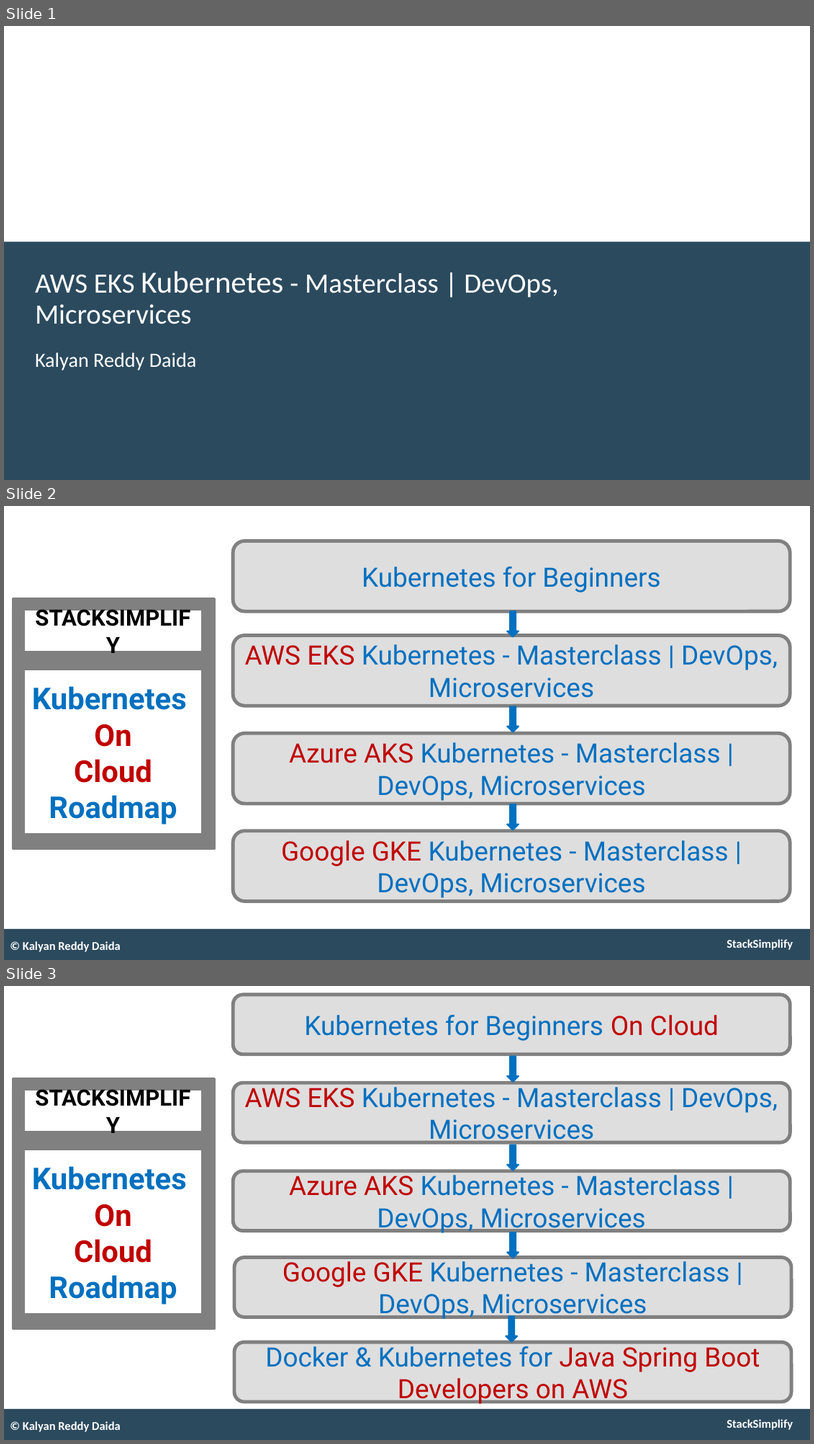
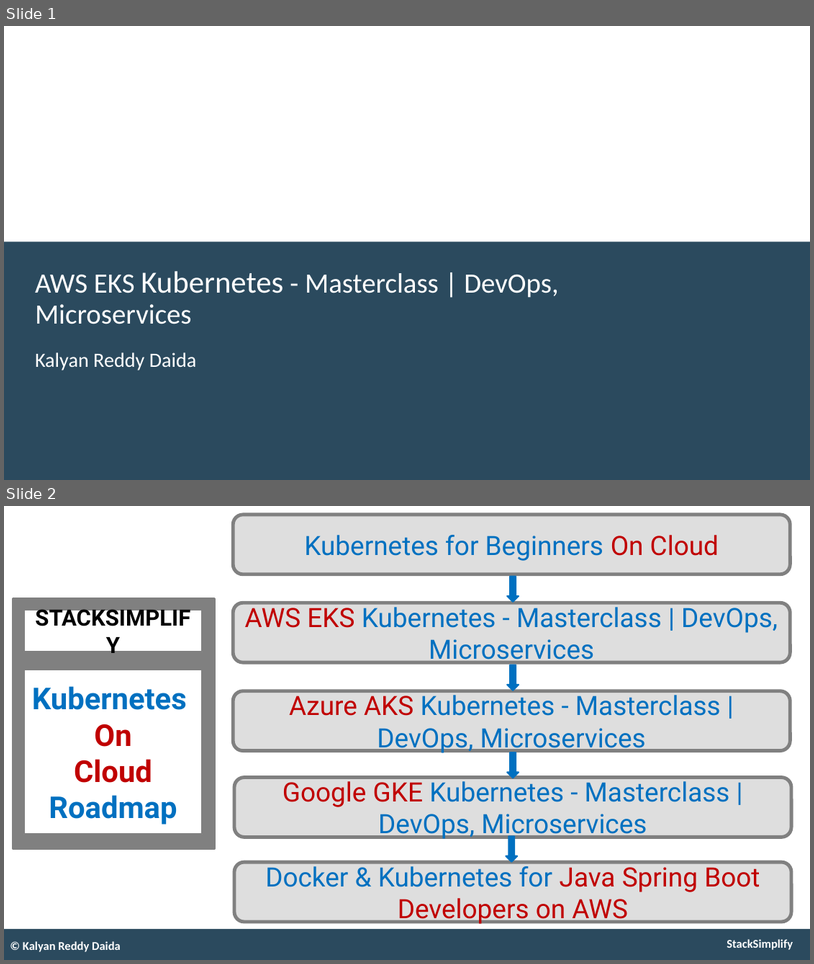
Before and after one commit to talvionyx/aws-eks-kubernetes-masterclass, a slide deck: presentation/AWS-Fargate-and-EKS-Masterclass.pptx. Shown one above the other, each under a label of ours: slides 1, 2 and 3 before the commit, slides 1 and 2 after it. The pictures are 814x1444 and 814x964 pixels, drawn with LibreOffice and Linux fonts; fonts in the diff are those of the drawing. Boxes give left, top, right and bottom in pixels: in the first picture for what was removed or moved away, otherwise in the second. Text is boxed around its words. In the diff, an @@ line names an element or a change of style, - is before the commit and + after.

Commit message:
Welcome to Stack Simplify

```diff
--- a/presentation/AWS-Fargate-and-EKS-Masterclass.pptx
+++ b/presentation/AWS-Fargate-and-EKS-Masterclass.pptx
@@ slide 2 removed at (x1=4, y1=506, x2=810, y2=960), background #FFFFFF; not listed: 2 template elements that a slide beside it also shows @@
@@ rounded rectangle removed at (x1=233, y1=541, x2=790, y2=611) @@
-Kubernetes for Beginners
@@ rectangle removed at (x1=13, y1=598, x2=215, y2=849) @@
@@ rectangle removed at (x1=24, y1=610, x2=203, y2=652) @@
-STACKSIMPLIFY
@@ down arrow removed at (x1=507, y1=611, x2=519, y2=637) @@
@@ rounded rectangle removed at (x1=233, y1=635, x2=790, y2=705) @@
-AWS EKS Kubernetes - Masterclass | DevOps, Microservices
@@ rectangle removed at (x1=24, y1=670, x2=203, y2=834) @@
-Kubernetes
-On
-Cloud
-Roadmap
@@ down arrow removed at (x1=507, y1=707, x2=519, y2=732) @@
@@ rounded rectangle removed at (x1=233, y1=733, x2=790, y2=803) @@
-Azure AKS Kubernetes - Masterclass | DevOps, Microservices
@@ down arrow removed at (x1=507, y1=804, x2=519, y2=830) @@
@@ rounded rectangle removed at (x1=233, y1=831, x2=790, y2=901) @@
-Google GKE Kubernetes - Masterclass | DevOps, Microservices
@@ text removed at (x1=23, y1=941, x2=121, y2=952) @@
-© Kalyan Reddy Daida
@@ what was slide 3 is now slide 2 @@
```
Also in this commit, not shown: 9 slides changed, 21 slides added, 4 other slides removed, 1 other file.
